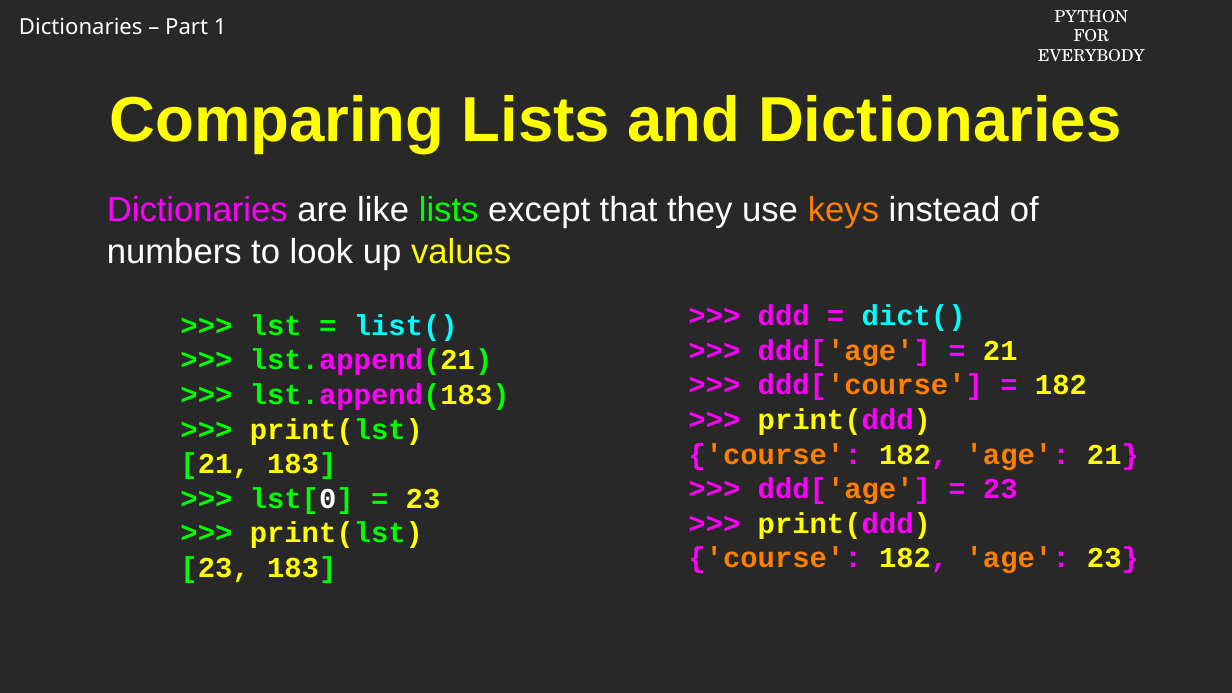
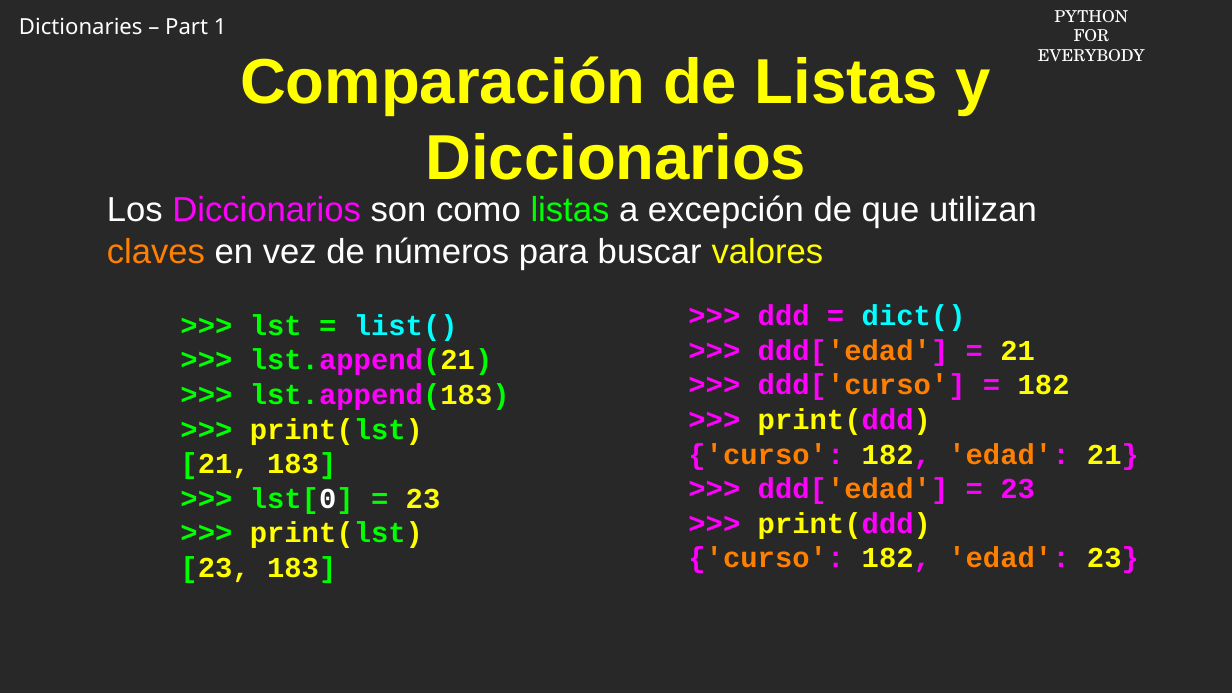
Before and after one commit to csev/py4e, a slide deck: slide 8 of ai/9.1.pptx. Drawn at 1232x693 pixels with LibreOffice and Linux fonts; fonts in the diff are those of the drawing; background and template pictures are left out. Boxes give left, top, right and bottom in pixels: in the first picture for what was removed or moved away, otherwise in the second. Text is boxed around its words. In the diff, an @@ line names an element or a change of style, - is before the commit and + after.

```diff
--- a/ai/9.1.pptx
+++ b/ai/9.1.pptx
@@ title at box(240, 56, 991, 180): text changed @@
-Comparing Lists and Dictionaries
+Comparación de Listas y Diccionarios
@@ text at box(107, 195, 1037, 270): text changed @@
-Dictionaries are like lists except that they use keys instead of numbers to look up values
+Los Diccionarios son como listas a excepción de que utilizan claves en vez de números para buscar valores
@@ text at box(758, 339, 1070, 400): text changed @@
->>> ddd['age'] = 21
->>> ddd['course'] = 182
+>>> ddd['edad'] = 21
+>>> ddd['curso'] = 182
@@ text at box(688, 443, 1139, 504): text changed @@
-{'course': 182, 'age': 21}
->>> ddd['age'] = 23
+{'curso': 182, 'edad': 21}
+>>> ddd['edad'] = 23
@@ text at box(688, 547, 1139, 573): text changed @@
-{'course': 182, 'age': 23}
+{'curso': 182, 'edad': 23}
```
Also in this commit, not shown: 4 other slides changed, 5 slides added, 5 slides removed.
